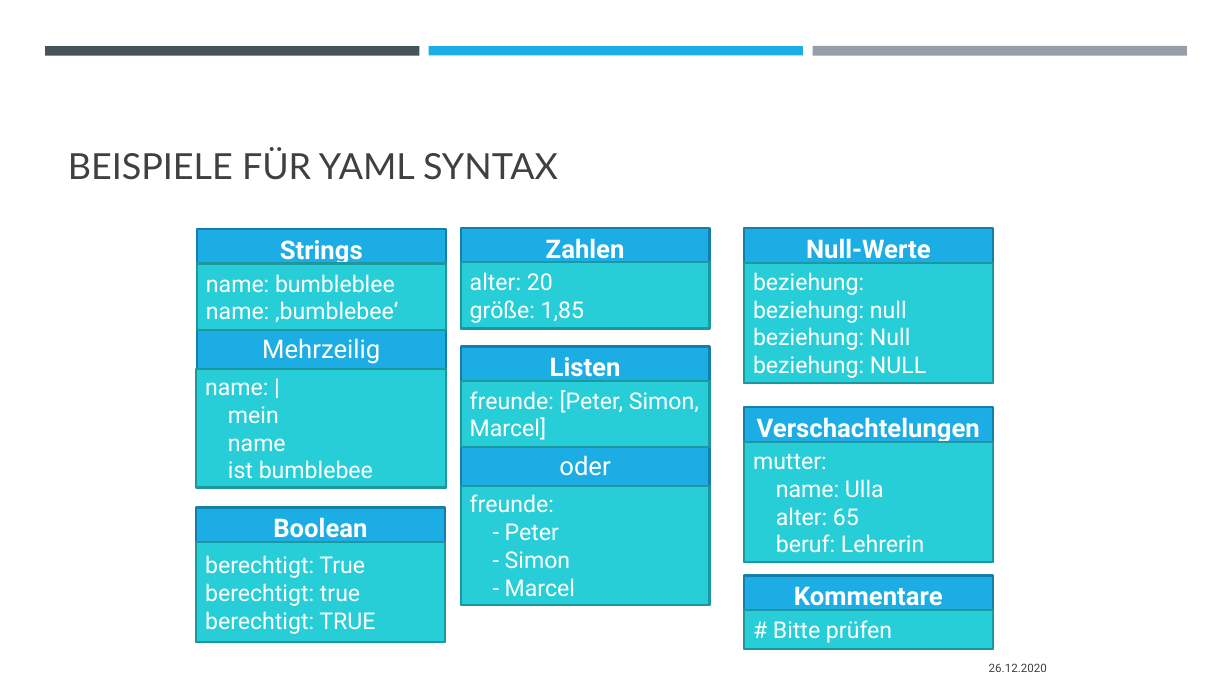
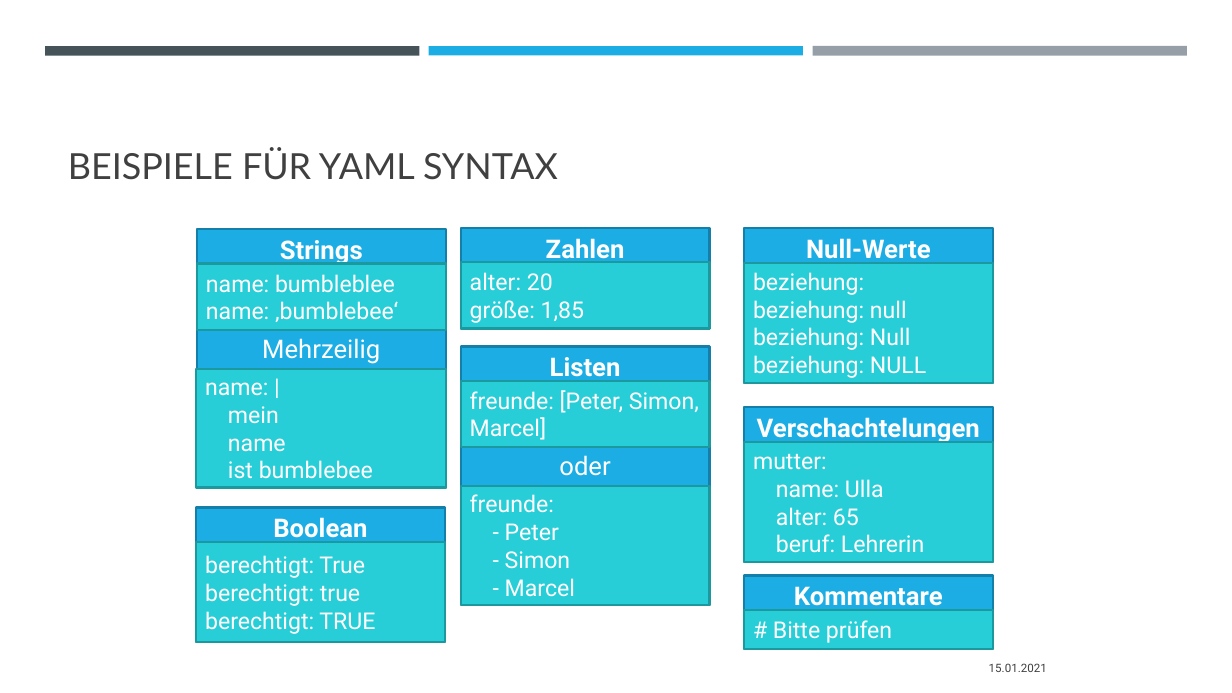
Before and after one commit to padmalcom/AISpeechAssistant, a slide deck: slide 4 of slides/03_configuration_management.pptx. Drawn at 1232x693 pixels with LibreOffice and Linux fonts; fonts in the diff are those of the drawing. Boxes give left, top, right and bottom in pixels: in the first picture for what was removed or moved away, otherwise in the second. Text is boxed around its words. In the diff, an @@ line names an element or a change of style, - is before the commit and + after.

```diff
--- a/slides/03_configuration_management.pptx
+++ b/slides/03_configuration_management.pptx
@@ text at bbox=[989, 663, 1047, 672]: text changed @@
-26.12.2020
+15.01.2021
```
Also in this commit, not shown: 2 other slides changed, 5 other files.
